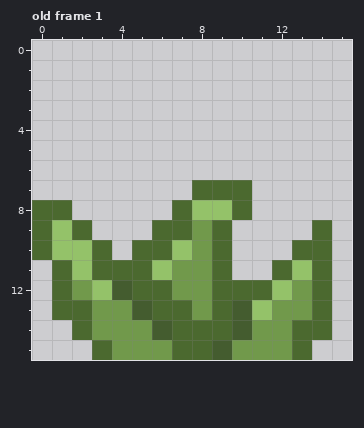
Edited in one commit: pixel-art file (Raw_Assets/small_short_simple_bush_jungle.ase). Above: the version before the commit.
16x16 pixels, 1 frame. Shown: old frame 1.
After the commit:
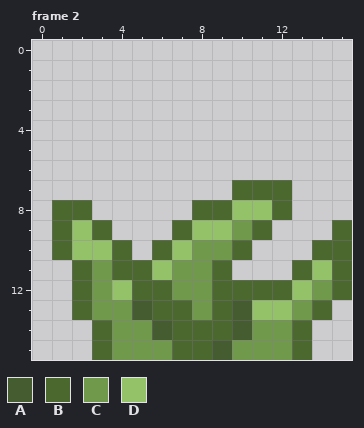
Palette (. is transparent): A #445c2f  B #4b692f  C #71994b  D #94c269
A new or re-ordered frame is compared with the old frame closest to it.
The exact change:
{"change": "frames 1 -> 2"}
{"where": "frame 2 is new; against old frame 1"}
{"frame":2,"y":7,"x":8,"old":"BB","new":".."}
{"frame":2,"y":7,"x":11,"old":"..","new":"BB"}
{"frame":2,"y":8,"x":0,"old":"B","new":"."}
{"frame":2,"y":8,"x":2,"old":".","new":"B"}
{"frame":2,"y":8,"x":7,"old":"BDDB..","new":".BBDDB"}
{"frame":2,"y":9,"x":0,"old":"BDB.","new":".BDB"}
{"frame":2,"y":9,"x":6,"old":"B","new":"."}
{"frame":2,"y":9,"x":8,"old":"CB..","new":"DDCB"}
{"frame":2,"y":9,"x":14,"old":"B.","new":".B"}
{"frame":2,"y":10,"x":0,"old":"BD","new":".B"}
{"frame":2,"y":10,"x":3,"old":"B.B","new":"DB."}
{"frame":2,"y":10,"x":9,"old":"B.","new":"CB"}
{"frame":2,"y":10,"x":13,"old":"B","new":"."}
{"frame":2,"y":10,"x":15,"old":".","new":"B"}
{"frame":2,"y":11,"x":1,"old":"BDB","new":".BC"}
{"frame":2,"y":11,"x":12,"old":"BDB.","new":".BDB"}
{"frame":2,"y":12,"x":1,"old":"BCDA","new":".BCD"}
{"frame":2,"y":12,"x":12,"old":"DCB.","new":"BDCB"}
{"frame":2,"y":13,"x":1,"old":"B","new":"."}
{"frame":2,"y":13,"x":12,"old":"C","new":"D"}
{"frame":2,"y":14,"x":2,"old":"BC","new":".B"}
{"frame":2,"y":14,"x":14,"old":"B","new":"."}
{"label":"changed","picture_box":[32,180,352,340]}
